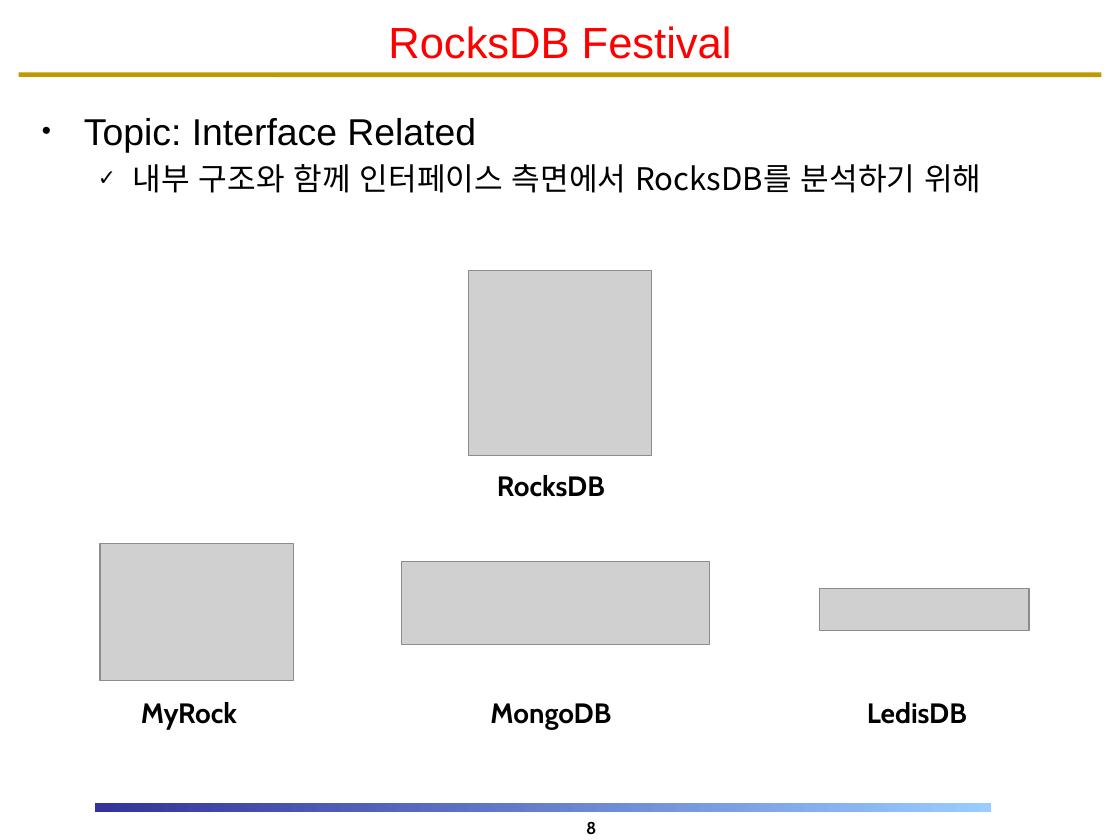
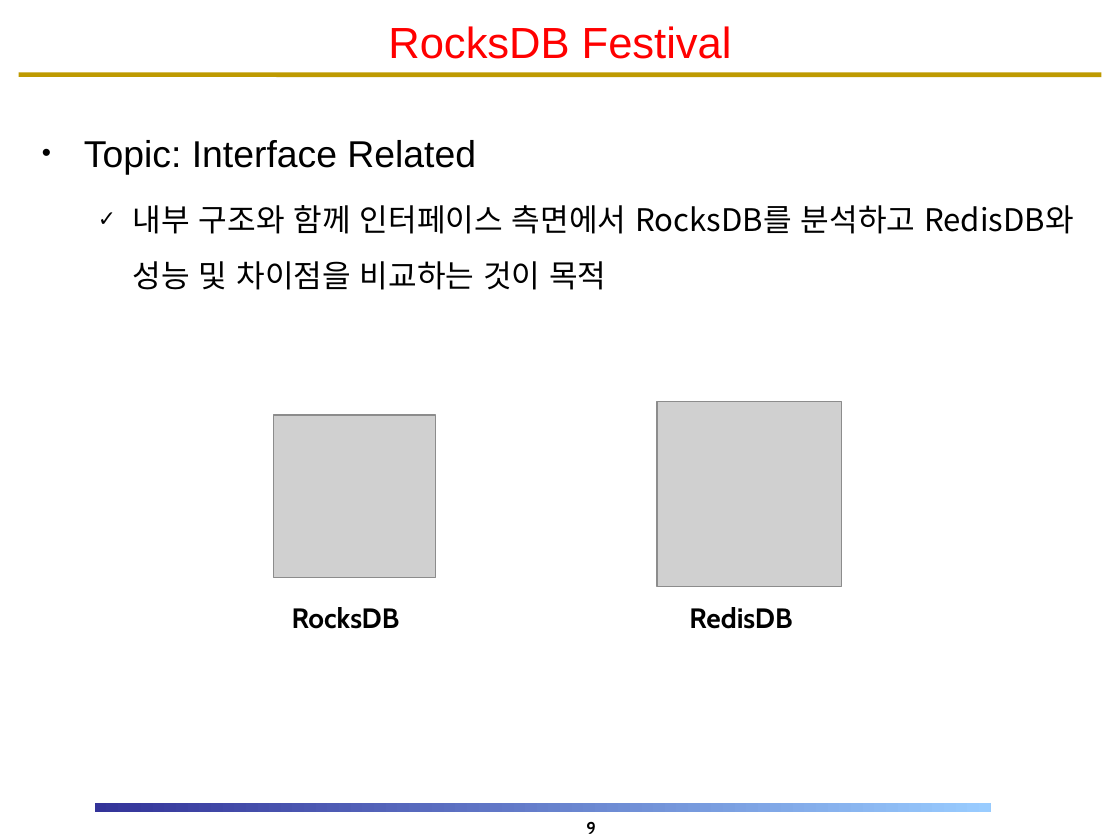
Before and after one commit to DKU-StarLab/RocksDB_Festival, a slide deck: slide 9 of RF7_Team_Interface/RocksDB_Festival_BGR.pptx (slide 8 before the commit). Drawn at 1120x840 pixels with LibreOffice and Linux fonts; fonts in the diff are those of the drawing; grey boxes stand for pictures; background and template pictures are left out. Boxes give left, top, right and bottom in pixels: in the first picture for what was removed or moved away, otherwise in the second. Text is boxed around its words. In the diff, an @@ line names an element or a change of style, - is before the commit and + after.

```diff
--- a/RF7_Team_Interface/RocksDB_Festival_BGR.pptx
+++ b/RF7_Team_Interface/RocksDB_Festival_BGR.pptx
@@ text at (84,140,476,175): line spacing 1 to 1.5 @@
@@ text at (133,205,1074,290): text changed @@
-  ✓ 내부 구조와 함께 인터페이스 측면에서 RocksDB를 분석하기 위해
+  ✓ 내부 구조와 함께 인터페이스 측면에서 RocksDB를 분석하고 RedisDB와 성능 및 차이점을 비교하는 것이 목적
@@ picture: place and size @@
-picture at (468,271,652,456)
+picture at (273,416,436,578)
@@ picture added at (657,402,842,587) @@
@@ picture removed at (100,543,293,680) @@
@@ picture removed at (401,561,709,644) @@
@@ text "RocksDB": place and size @@
-text "RocksDB" at (497,475,605,497)
+text "RocksDB" at (292,607,400,629)
@@ picture removed at (820,588,1029,629) @@
@@ text added at (689,607,792,629), 18 pt, text #000000, bold @@
+RedisDB
@@ text removed at (141,702,237,729) @@
-MyRock
@@ text removed at (490,703,611,729) @@
-MongoDB
@@ text removed at (867,702,967,724) @@
-LedisDB
@@ page number at (586,822,596,834): text changed @@
-8
+9
```
Also in this commit, not shown: 6 other slides changed, 2 slides added, 1 slide removed, 1 other file.
